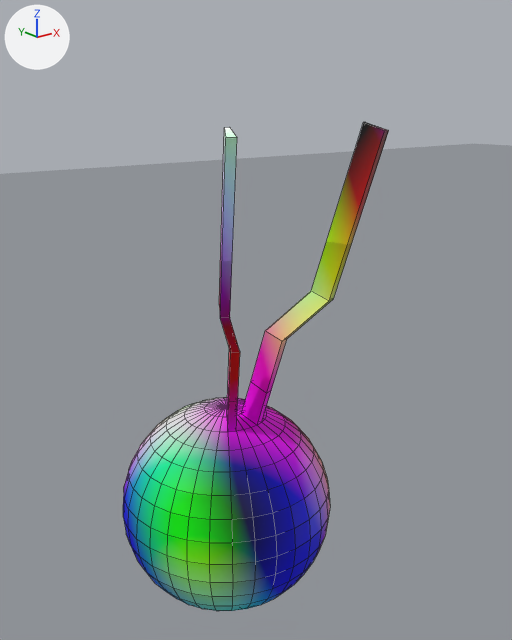
An edit to the Blender file demos/blend4.0/!_Demo_EEVEE_Blender_4.0.blend, drawn before and after from the same camera.
Before and after are seen from a camera (50 mm lens) standing at (-3.67, -4.96, 1.12) and looking at (0.11, -0.23, -0.77). Arrows for +X, +Y and +Z are at upper left; the lights stay in place. Mesh edges are drawn as thin lines.

In view in the first picture: 'Upper Part Mesh'.
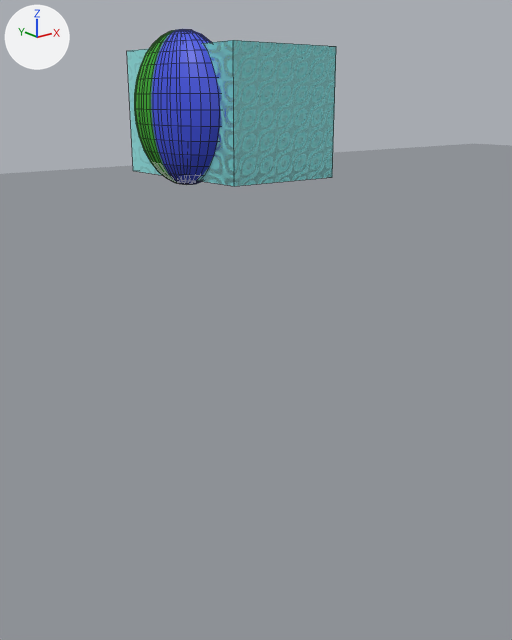
The change, as a diff of the scene's bpy script:
```diff
--- a/demos/blend4.0/!_Demo_EEVEE_Blender_4.0.blend.py
+++ b/demos/blend4.0/!_Demo_EEVEE_Blender_4.0.blend.py
@@ mat_plate_material @@
+mat_plate_material = principled_material('Plate_Material')
+mat_plate_material.base_color = (0.0544, 0.0892, 0.801)  # blue #4254e7
@@ mat_chain_robe_material @@
+mat_chain_robe_material = principled_material('Chain/Robe_Material')
+mat_chain_robe_material.base_color = (0.0818, 0.803, 0.0641)  # green #51e748
@@ mat_creature_material @@
+mat_creature_material = bpy.data.materials.new('Creature_Material')
+# nodes: BrightContrast, BsdfPrincipled, MixShader, OutputMaterial, TexGradient, TexMagic
+# colours: cyan #92e9e9
@@ me_plate @@
+me_plate.from_pydata(...)  # a UV sphere (32 segments, 16 rings, poles along z) spanning x -1.0..1.0, y -1.0..1.0, z -1.0..1.0
+me_plate.materials.append(mat_plate_material)  # blue #4254e7
@@ me_chain_robe @@
+me_chain_robe.from_pydata(...)  # a UV sphere (32 segments, 16 rings, poles along z) spanning x -1.0..1.0, y -1.0..1.0, z -1.0..1.0
+me_chain_robe.materials.append(mat_chain_robe_material)  # green #51e748
@@ ob_upper_part_mesh @@
-ob_upper_part_mesh = bpy.data.objects.new('Upper Part Mesh', me_upper_part)
-ob_upper_part_mesh.location = (-0.09, -0.03, -2.62)
@@ ob_plate_mesh @@
+ob_plate_mesh = bpy.data.objects.new('Plate Mesh', me_plate)
+ob_plate_mesh.location = (-0.46, -0.04, 1.03)
+ob_plate_mesh.rotation_euler = (0.0, 0.0, -1.571)  # degrees (0, 0, -90)
+ob_plate_mesh.scale = (0.554, 0.287, 0.587)
@@ ob_chain_robe_mesh @@
+ob_chain_robe_mesh = bpy.data.objects.new('Chain/Robe Mesh', me_chain_robe)
+ob_chain_robe_mesh.location = (-0.46, 0.0, 1.03)
+ob_chain_robe_mesh.rotation_euler = (0.0, 0.0, -1.571)  # degrees (0, 0, -90)
+ob_chain_robe_mesh.scale = (0.554, 0.287, 0.587)
@@ ob_creature_mesh @@
+ob_creature_mesh = bpy.data.objects.new('Creature Mesh', me_creature.copy())  # the mesh of ob_creature_mesh
+ob_creature_mesh.location = (0.0, 0.0, 1.0)
+ob_creature_mesh.rotation_euler = (0.0, 0.0, -1.571)  # degrees (0, 0, -90)
+ob_creature_mesh.scale = (0.75, 0.5, 0.5)
```

Location of each change, (x1, y1, x2, y2) in pixels of the pictures (512 x 640 px):
'Upper Part Mesh', deleted: before (123, 122, 389, 611)
'Creature Mesh', added: after (127, 40, 336, 186)
'Plate Mesh', added (blue): after (151, 29, 220, 185)
'Chain/Robe Mesh', added (green): after (134, 30, 178, 183)
